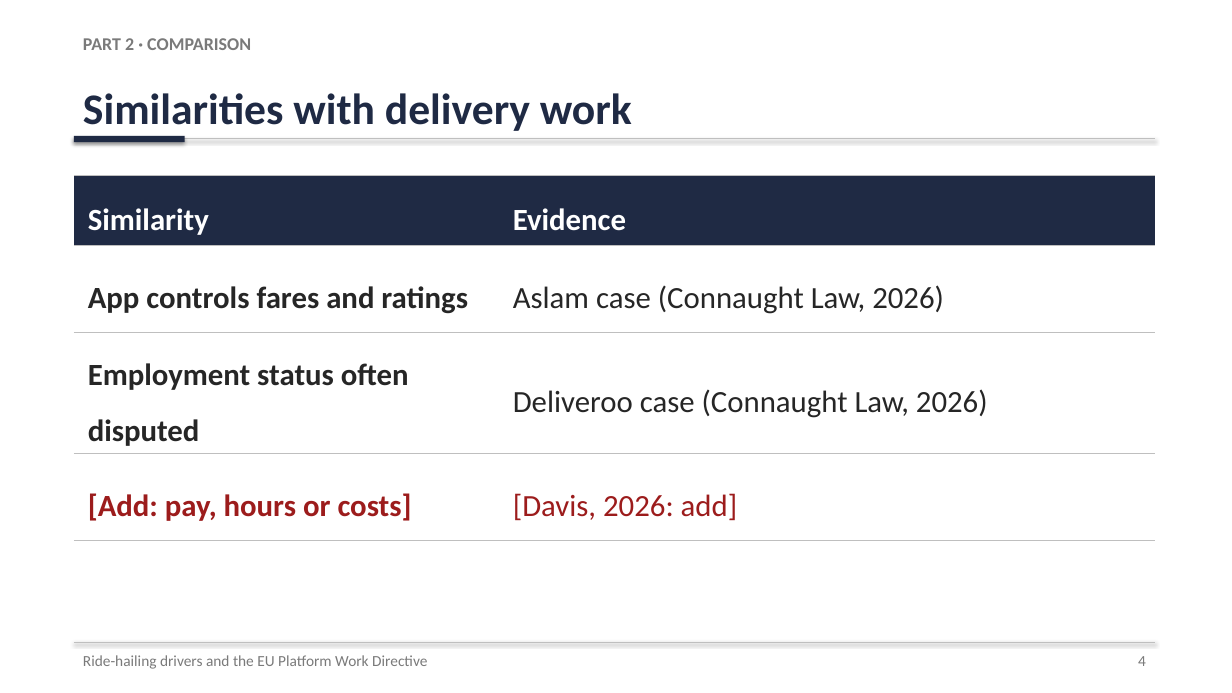
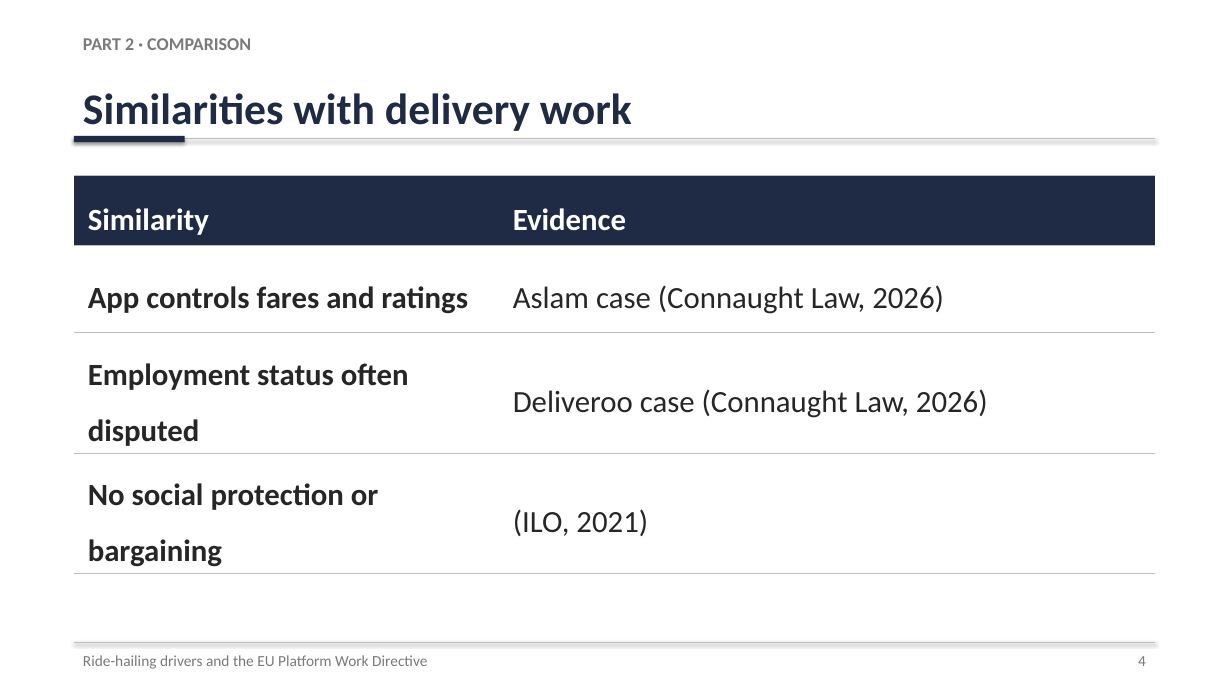
Before and after one commit to karanrg22-svg/skill, a slide deck: slide 4 of Ride-Hailing_Presentation.pptx. Drawn at 1232x693 pixels with LibreOffice and Linux fonts; fonts in the diff are those of the drawing. Boxes give left, top, right and bottom in pixels: in the first picture for what was removed or moved away, otherwise in the second. Text is boxed around its words. In the diff, an @@ line names an element or a change of style, - is before the commit and + after.

```diff
--- a/Ride-Hailing_Presentation.pptx
+++ b/Ride-Hailing_Presentation.pptx
@@ table at [74, 176, 1155, 571] @@
-row 4, column 1: [Add: pay, hours or costs]
+row 4, column 1: No social protection or bargaining
-row 4, column 2: [Davis, 2026: add]
+row 4, column 2: (ILO, 2021)
```
Also in this commit, not shown: 5 other slides changed.
